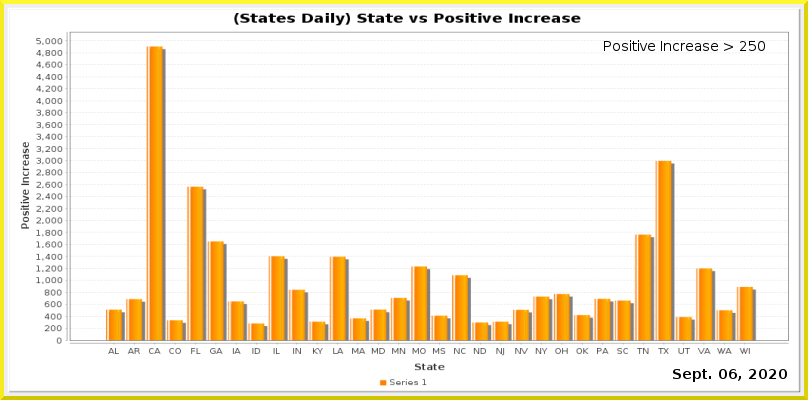
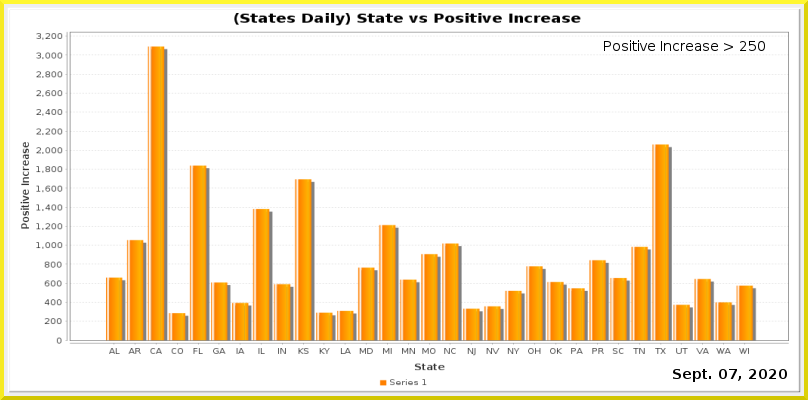
Layer changes from the first 808 × 400 image to the second:
painted on "Current Date" over [729, 369, 737, 379]
painted on "Date_vs_TestIncrease.png" over [36, 33, 789, 356]
